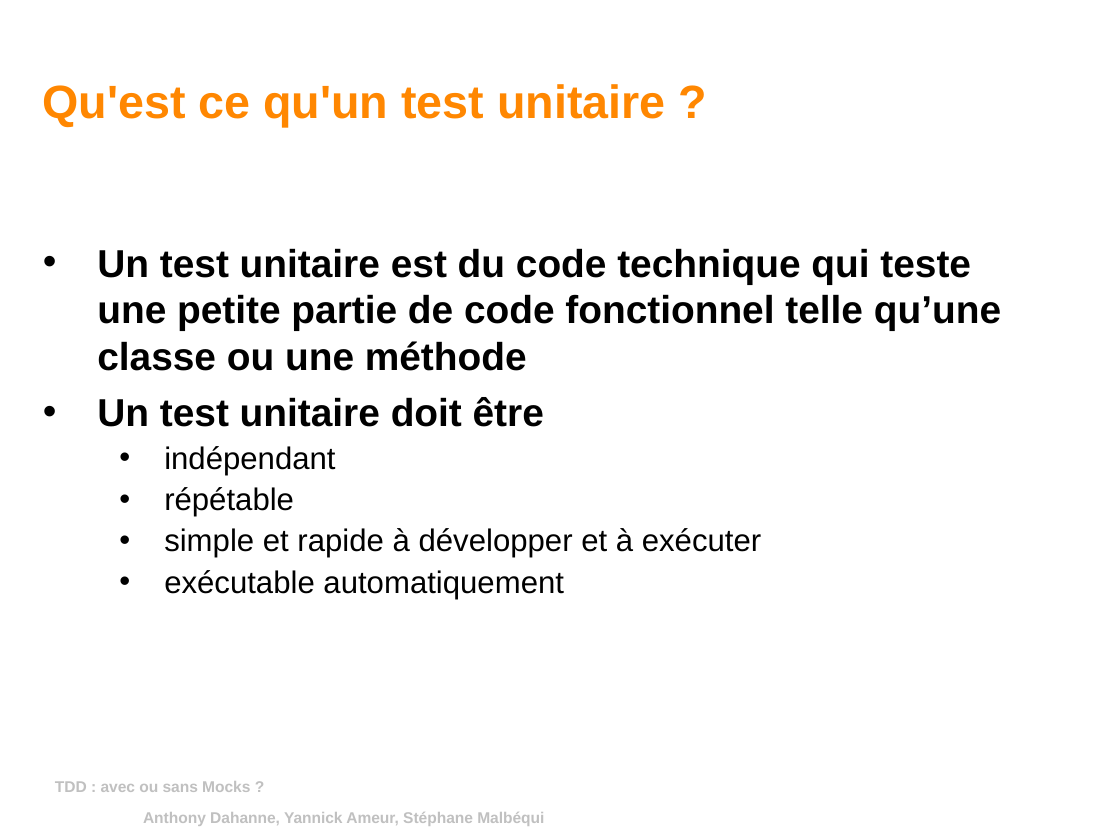
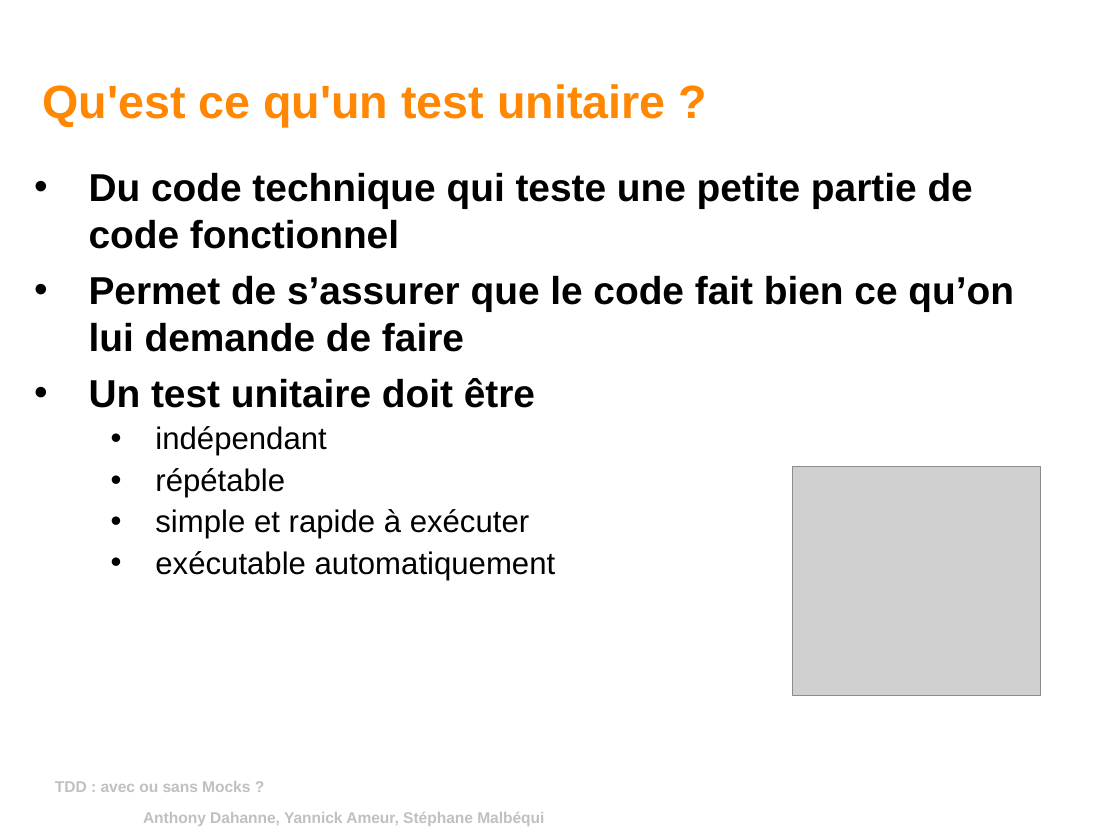
Before and after one commit to yannickameur/tddavecousansmock, a slide deck: slide 4 of tddavecousansmock/tdd_avec_ou_sans_mock.odp (slide 5 before the commit). Drawn at 1120x840 pixels with LibreOffice and Linux fonts; fonts in the diff are those of the drawing; grey boxes stand for pictures; background and template pictures are left out. Boxes give left, top, right and bottom in pixels: in the first picture for what was removed or moved away, otherwise in the second. Text is boxed around its words. In the diff, an @@ line names an element or a change of style, - is before the commit and + after.

```diff
--- a/tddavecousansmock/tdd_avec_ou_sans_mock.odp
+++ b/tddavecousansmock/tdd_avec_ou_sans_mock.odp
@@ text "Du code technique qui teste ...": place and size @@
-text "Du code technique qui teste ..." at (97, 248, 1001, 599)
+text "Du code technique qui teste ..." at (89, 172, 1014, 580)
@@ text at (89, 172, 1014, 352): text changed @@
-• Un test unitaire est du code technique qui teste une petite partie de code fonctionnel telle qu’une classe ou une méthode
+• Du code technique qui teste une petite partie de code fonctionnel
+• Permet de s’assurer que le code fait bien ce qu’on lui demande de faire
@@ picture added at (792, 467, 1040, 696) @@
@@ text at (155, 509, 529, 539): text changed @@
-  • simple et rapide à développer et à exécuter
+  • simple et rapide à exécuter
```
Also in this commit, not shown: 8 other slides changed, 1 slide removed.
